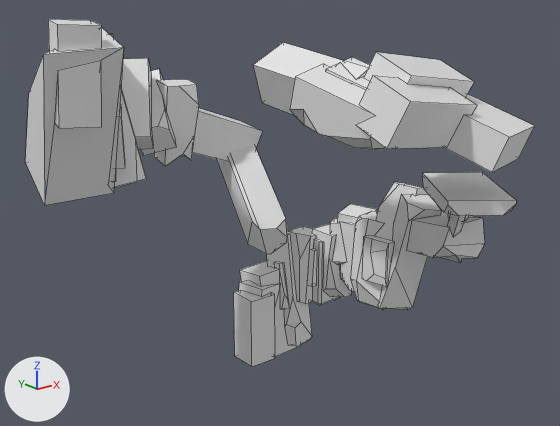
The FBX model zones/zone_1/assets/climbing_wall.fbx as it was, and as the next commit left it.
Rendered twice from a 50 mm camera at (-29.7, -38.7, 24.8) aimed at (-3.2, -5.6, 11.6). The lights are fixed; the arrows at lower left show +X, +Y and +Z. The first picture is the older version. Mesh edges are drawn as thin lines. Where no turn or scale is listed for an object, it has been applied to the vertices.
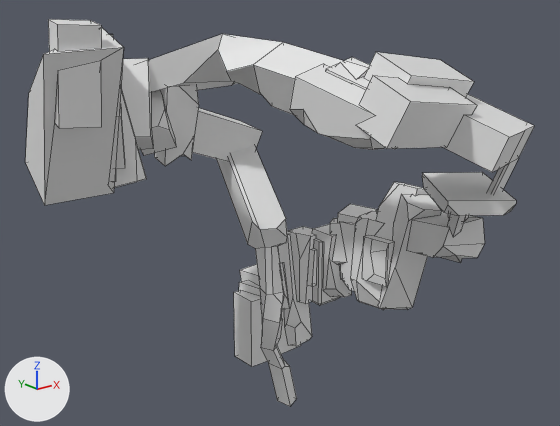
The edits, one by one:
me_cube_026 is used by ob_cube_019; location (-0.42, -12.84, 18.01).
me_cube_026 had 98 vertices, 51 faces and spanned x -4.25..7.48, y -3.39..9.13, z -3.14..2.97.
me_cube_026 now has 139 vertices, 78 faces and spans x -8.47..7.48, y -3.39..16.32, z -5.14..3.34.
Part 2, on me_cube_026:
1 vertex is removed from x -2.8, y 8.93, z -0.33.
9 faces are deleted.
42 vertices are added at x -8.47..7.36, y -2.51..16.32, z -5.14..3.34.
36 new faces join them.
me_cube_030 is used by ob_cube_021; location (-2.82, 2.1, 14.89).
me_cube_030 had 164 vertices, 92 faces and spanned x -13.1..3.5, y -7.6..2.7, z -6.0..7.7.
me_cube_030 now has 200 vertices, 125 faces and spans x -13.1..3.5, y -8.1..2.7, z -17.1..7.7.
Part 1, on me_cube_030:
2 vertices are removed from x -0.7..-0.4, y -6.8..-6.7, z -6.0.
4 faces are deleted.
38 vertices are added at x -1.4..2.0, y -8.1..-5.0, z -17.1..-5.5.
37 new faces join them.

What differs and where, as boxes [x1, y1, x2, y2] in the pictures (560 x 426 px):
'Cube.021', reshaped (64% taller): before [25, 19, 287, 254]; after [25, 19, 297, 406]
'Cube.019', reshaped (38% wider, 23% taller): before [253, 42, 534, 172]; after [145, 34, 534, 194]
part 1 of me_cube_030, built on: before [248, 222, 287, 254]; after [248, 222, 297, 406]
part 2 of me_cube_026, built on: before [253, 65, 534, 172]; after [145, 34, 534, 194]
